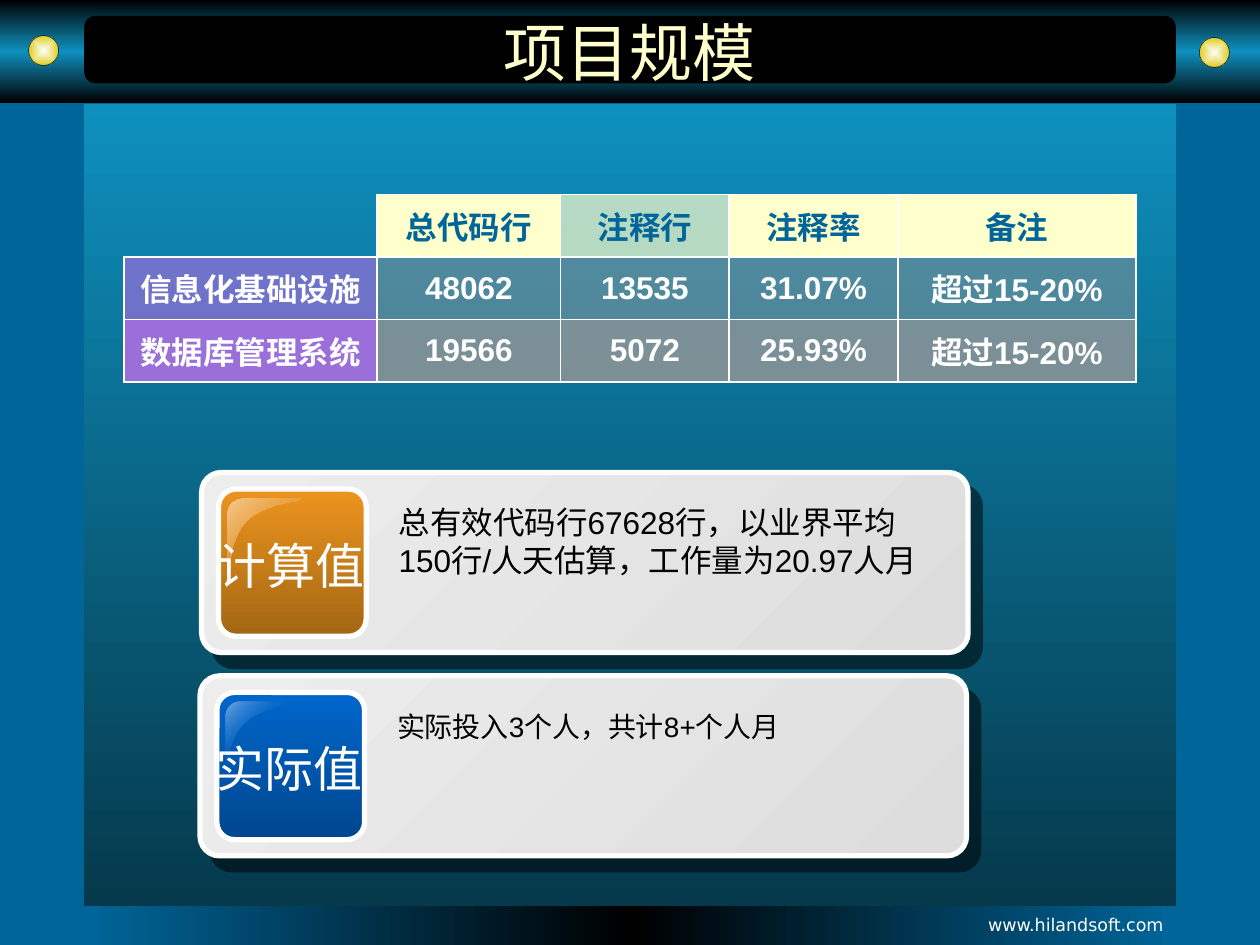
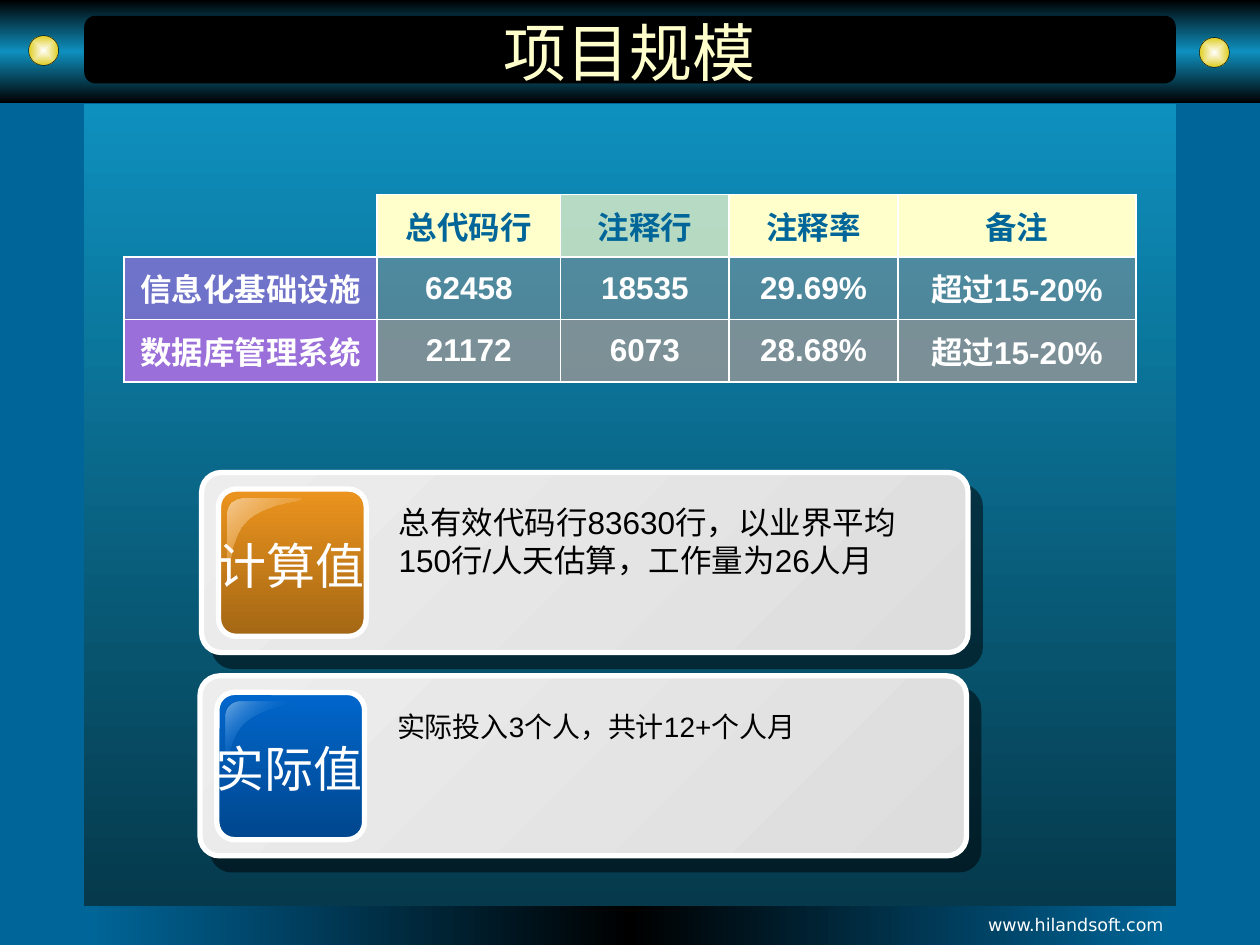
Before and after one commit to notinmood/HilandCompany, a slide deck: slide 6 of Projects/校企英才/DOC/校企英才数据库项目交付沟通暨功能演示.pptx. Drawn at 1260x945 pixels with LibreOffice and Linux fonts; fonts in the diff are those of the drawing. Boxes give left, top, right and bottom in pixels: in the first picture for what was removed or moved away, otherwise in the second. Text is boxed around its words. In the diff, an @@ line names an element or a change of style, - is before the commit and + after.

```diff
--- a/Projects/校企英才/DOC/校企英才数据库项目交付沟通暨功能演示.pptx
+++ b/Projects/校企英才/DOC/校企英才数据库项目交付沟通暨功能演示.pptx
@@ table at bbox=[123, 195, 1137, 383] @@
-row 2: 信息化基础设施 | 48062 | 13535 | 31.07% | 超过15-20%
+row 2: 信息化基础设施 | 62458 | 18535 | 29.69% | 超过15-20%
-row 3: 数据库管理系统 | 19566 | 5072 | 25.93% | 超过15-20%
+row 3: 数据库管理系统 | 21172 | 6073 | 28.68% | 超过15-20%
@@ text at bbox=[399, 507, 896, 575]: text changed @@
-总有效代码行67628行，以业界平均150行/人天估算，工作量为20.97人月
+总有效代码行83630行，以业界平均150行/人天估算，工作量为26人月
@@ text at bbox=[397, 713, 795, 740]: text changed @@
-实际投入3个人，共计8+个人月
+实际投入3个人，共计12+个人月
```
Also in this commit, not shown: 2 other files.
